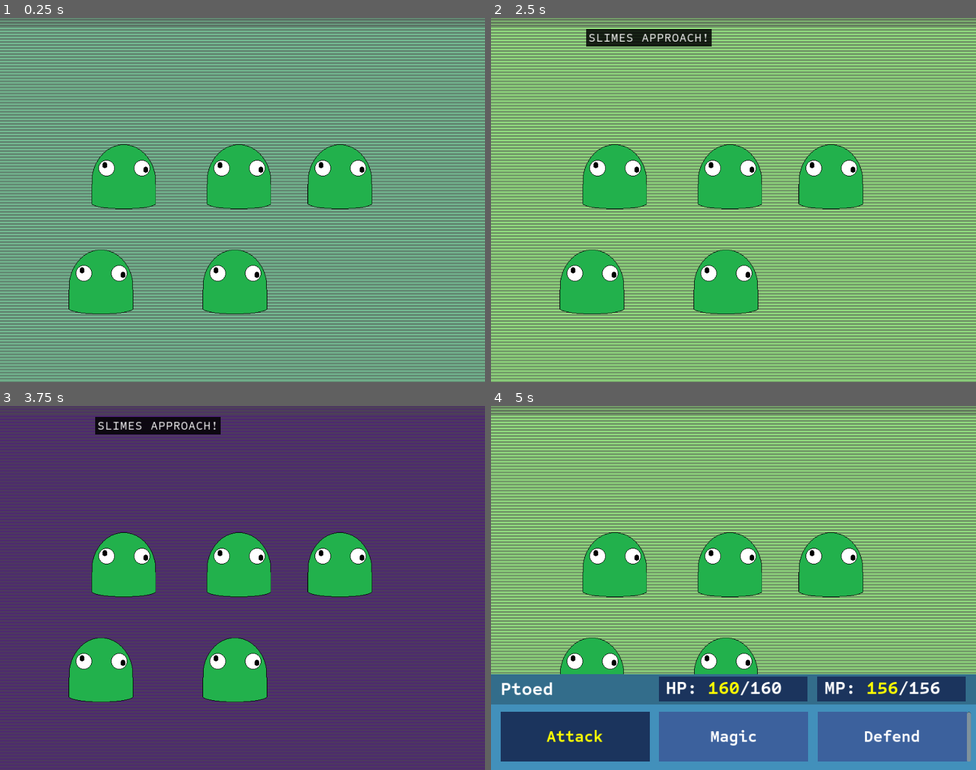
Above: before the commit, frames 1-4 (two rows, left to right).
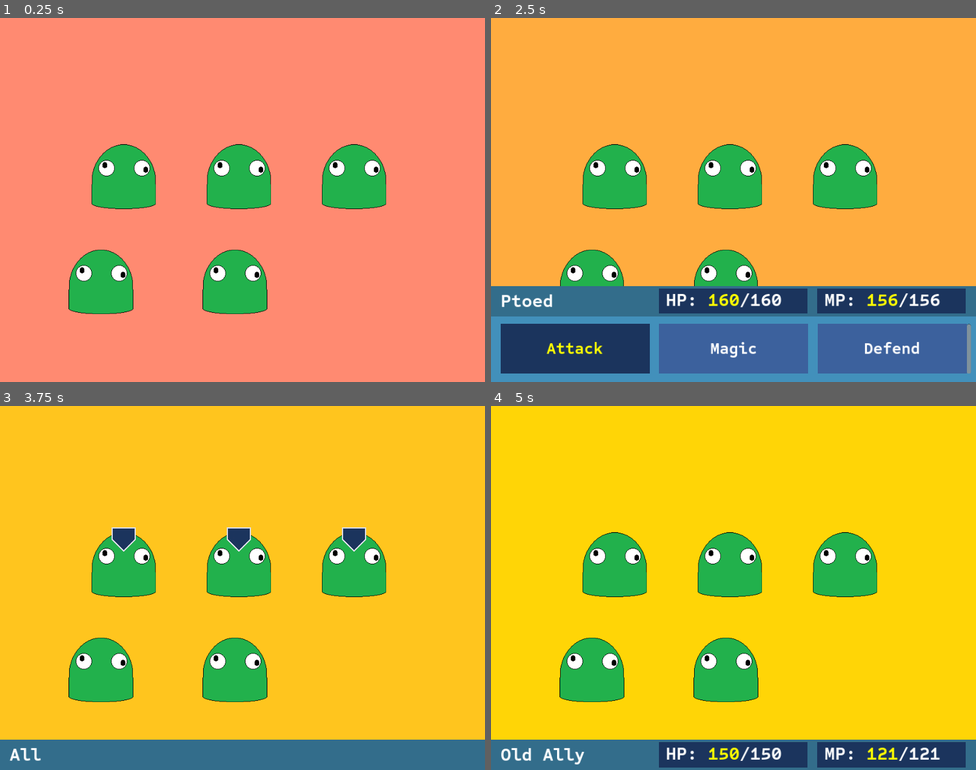
Above: after the commit, the same moments.

Repository: Tougon/CopyrightRPG
Game: Godot game, scene res://src/RPGData/Scenes/BattleScene.tscn
Same seed, same stepped clock (60 frames per second), same inputs: the game is played once before the commit and once after it. Video files are missing from this copy of the repository; at most half a second of black plays in their place.
Inputs (mouse positions are in pixels of both pictures, inside the frame that each line leads up to):
- Up to frame 1 (0.25 s): no input
- Up to frame 2 (2.5 s): tap Enter (ui_accept) at 0.5, 0.77 s; move the mouse to (840, 181) at 0.52 s; press the mouse at (840, 181) at 0.53 s; release the mouse at (840, 181) at 1.25 s; drag from (636, 218) to (709, 272) at 1.27 s; move the mouse to (782, 119) at 2.02 s; press the mouse at (782, 119) at 2.03 s
- Up to frame 3 (3.75 s): release the mouse at (291, 507) at 2.75 s; click (82, 737) at 2.75 s, where only the run after the commit has a clickable "Attack"; drag from (218, 660) to (97, 533) at 3.52 s
- Up to frame 4 (5 s): move the mouse to (879, 642) at 4.27 s; press the mouse at (879, 642) at 4.28 s; tap Enter (ui_accept) at 4.52 s

The runs differ from the first frame. In frame 1, 91% of the frame differs, in the area x 0-100%, y 0-100%; in frame 2, 93%; in frame 3, 91%; in frame 4, 92%.

Commit message:
1-29-24 - Damage action fixes
Added support for "All" attacks on the UI.
Fixed issue where apply damage did not increment hit index.
Tweaked some rules regarding accuracy per hit, allowing more customization

Diff:
--- a/assets/Animations/Sequences/test_anim.tres
+++ b/assets/Animations/Sequences/test_anim.tres
@@ -1,10 +1,11 @@
-[gd_resource type="Resource" script_class="AnimationSequenceObject" load_steps=46 format=3 uid="uid://bs6g8nyjbm8sq"]
+[gd_resource type="Resource" script_class="AnimationSequenceObject" load_steps=49 format=3 uid="uid://bs6g8nyjbm8sq"]
 
 [ext_resource type="Script" path="res://src/AnimationSequence/Scripts/animation_sequence_object.gd" id="1_42ti6"]
 [ext_resource type="Script" path="res://src/AnimationSequence/Scripts/Actions/tween.gd" id="1_bx7of"]
 [ext_resource type="Script" path="res://src/AnimationSequence/Scripts/Actions/begin_loop.gd" id="1_chofk"]
 [ext_resource type="Script" path="res://addons/totween/src/tween_frame.gd" id="2_hn3wi"]
 [ext_resource type="Script" path="res://src/AnimationSequence/Scripts/animation_sequence_frame.gd" id="2_st50u"]
+[ext_resource type="Script" path="res://src/AnimationSequence/Scripts/Actions/set_target_index.gd" id="3_5ukh3"]
 [ext_resource type="Script" path="res://src/AnimationSequence/Scripts/Actions/terminate_animation.gd" id="3_gvvo3"]
 [ext_resource type="Script" path="res://src/AnimationSequence/Scripts/Actions/end_loop.gd" id="5_fwsco"]
 [ext_resource type="PackedScene" uid="uid://b42b65hpv41b8" path="res://assets/Effects/Generic/EffectGeneric.tscn" id="5_wtn8j"]
@@ -16,7 +17,7 @@
 [sub_resource type="Resource" id="Resource_5quh4"]
 script = ExtResource("1_chofk")
 num_loops = -1
-loop_targets = true
+loop_targets = false
 
 [sub_resource type="Resource" id="Resource_3jtwj"]
 script = ExtResource("2_st50u")
@@ -27,13 +28,24 @@
 [sub_resource type="Resource" id="Resource_jywrx"]
 script = ExtResource("1_chofk")
 num_loops = -1
-loop_targets = false
+loop_targets = true
 
 [sub_resource type="Resource" id="Resource_gsb1u"]
 script = ExtResource("2_st50u")
 frame = 2
 frame_order = 5
 action = SubResource("Resource_jywrx")
+
+[sub_resource type="Resource" id="Resource_m00y6"]
+script = ExtResource("3_5ukh3")
+index = 0
+set_to_loop = true
+
+[sub_resource type="Resource" id="Resource_nsmpw"]
+script = ExtResource("2_st50u")
+frame = 3
+frame_order = 0
+action = SubResource("Resource_m00y6")
 
 [sub_resource type="Resource" id="Resource_bu1ul"]
 script = ExtResource("2_hn3wi")
@@ -251,4 +263,4 @@
 script = ExtResource("1_42ti6")
 animation_name = "Test"
 hide_ui_on_start = true
-animation_sequence = Array[ExtResource("2_st50u")]([SubResource("Resource_3jtwj"), SubResource("Resource_gsb1u"), SubResource("Resource_fbclg"), SubResource("Resource_khlsu"),  …(310 unchanged characters)…
+animation_sequence = Array[ExtResource("2_st50u")]([SubResource("Resource_3jtwj"), SubResource("Resource_gsb1u"), SubResource("Resource_nsmpw"), SubResource("Resource_fbclg"), SubResource("Resource_khlsu"),  …(310 unchanged characters)…
--- a/assets/Spells/test_multi_attack_spell.tres
+++ b/assets/Spells/test_multi_attack_spell.tres
@@ -9,25 +9,25 @@
 
 [resource]
 script = ExtResource("1_wntlk")
-spell_power = 10.0
+spell_power = 25.0
 spell_attack_type = 0
 vary_defense_type = false
 spell_defense_type = 0
-vary_hit_count = true
-min_number_of_hits = 2
+vary_hit_count = false
+min_number_of_hits = 4
 max_number_of_hits = 6
 hit_count_curve = SubResource("Curve_clwet")
-check_accuracy = true
-spell_accuracy = 100.0
-check_accuracy_per_hit = false
-spell_accuracy_per_hit = 100.0
+check_accuracy = false
+spell_accuracy = 33.0
+check_accuracy_per_hit = true
+spell_accuracy_per_hit = 50.0
 can_critical = true
 critical_chance = 16
 spell_name_key = "T_SPELL_ATTACK"
 spell_description_key = ""
 spell_cast_message_key = "T_CAST_PARTYWIPE"
 spell_type = 1
-spell_target = 0
+spell_target = 3
 spell_cost = 0
 spell_priority = 0
 spell_flags = Array[Resource("res://addons/tflags/scripts/tflag.gd")]([])
--- a/src/AnimationSequence/Scripts/Actions/apply_damage.gd
+++ b/src/AnimationSequence/Scripts/Actions/apply_damage.gd
@@ -9,4 +9,6 @@
 	var dmg = sequence.spell_cast[index].get_current_hit_damage();
 	var crit = sequence.spell_cast[index].get_current_hit_critical();
 	var hit = sequence.spell_cast[index].success && sequence.spell_cast[index].get_current_hit_success();
+
 	sequence.target[index].apply_damage(dmg, crit, vibrate, hit);
+	sequence.spell_cast[index].increment_hit();
--- a/src/RPGData/Scenes/BattleScene.gd
+++ b/src/RPGData/Scenes/BattleScene.gd
@@ -157,9 +157,9 @@
 				if spell.get_damage_applied() > 0 :
 					if spell.critical :
 						if spell_cast.size() > 1 :
-							post_anim_dialogue.append(_format_dialogue(tr("T_BATTLE_ACTION_CRITICAL_SINGLE"), entity.param.entity_name, entity.current_entity));
+							post_anim_dialogue.append(_format_dialogue(tr("T_BATTLE_ACTION_CRITICAL_SINGLE"), spell.target.param.entity_name, spell.target.current_entity));
 						else :
-							post_anim_dialogue.append(_format_dialogue(tr("T_BATTLE_ACTION_CRITICAL_GENERIC"), entity.param.entity_name, entity.current_entity));
+							post_anim_dialogue.append(_format_dialogue(tr("T_BATTLE_ACTION_CRITICAL_GENERIC"), spell.target.param.entity_name, spell.target.current_entity));
 
 					var damage_msg = _format_dialogue(tr("T_BATTLE_ACTION_DAMAGE"), spell.target.param.entity_name, spell.target.current_entity);
 					damage_msg = damage_msg.format({damage = str(spell.get_damage_applied())});
--- a/src/RPGData/Scenes/BattleScene.tscn
+++ b/src/RPGData/Scenes/BattleScene.tscn
@@ -51,7 +51,7 @@
 grow_horizontal = 2
 grow_vertical = 2
 mouse_filter = 2
-color = Color(0.296875, 0.296875, 0.296875, 1)
+color = Color(0.298039, 0.298039, 0.298039, 1)
 
 [node name="VideoStreamPlayer" parent="Background/BG Video Canvas" instance=ExtResource("2_ddg1s")]
 mouse_filter = 2
@@ -78,7 +78,7 @@
 override_direction = Vector2(-1, 1)
 
 [node name="TempEnemy2" parent="Entities" instance=ExtResource("5_c337l")]
-position = Vector2(673, 314)
+position = Vector2(701, 314)
 
 [node name="TempEnemy3" parent="Entities" instance=ExtResource("5_c337l")]
 position = Vector2(245, 314)
--- a/src/RPGData/Scenes/Entity/EntityController.tscn
+++ b/src/RPGData/Scenes/Entity/EntityController.tscn
@@ -21,6 +21,7 @@
 modulate = Color(1, 1, 1, 0)
 offset_top = 30.0
 offset_bottom = 138.0
+scale = Vector2(0.75, 0.75)
 info_type = 1
 display_type = 1
 
--- a/src/RPGData/Scenes/UI/entity_info.gd
+++ b/src/RPGData/Scenes/UI/entity_info.gd
@@ -30,7 +30,7 @@
 
 func set_specific_entity_info(entity : EntityController, all : bool = false):
 	if all:
-		if $"Container/Player Name" != null : $"Container/Player Name".text = tr("T_NAME_ALL");
+		if $"Container/Player Name" != null : $"Container/Player Name".text = tr("T_ENTITY_ALL");
 		hp_bar.set_bar_visible(false);
 	else:
 		_set_entity_info(entity);
--- a/src/RPGData/Scenes/UI/player_battle_target_ui.gd
+++ b/src/RPGData/Scenes/UI/player_battle_target_ui.gd
@@ -54,9 +54,25 @@
 	# TODO: implement behavior for random targetting.
 	# This was not in the old project
 
-	# TODO: All
 	if spell_target == Spell.SpellTarget.All || spell_target == Spell.SpellTarget.AllEnemy || spell_target == Spell.SpellTarget.AllParty:
-		pass;
+		var info = target_info_pool[0];
+		info.visible = true;
+
+		var arrows : Array[Control];
+
+		for i in targets.size():
+			var arrow = target_arrow_pool[i];
+			arrow.visible = true;
+			arrow.position = targets[i].position;
+			arrows.append(arrow);
+
+		info.initialize(targets, arrows, entity, true);
+
+		for i in range(1, pool_size):
+			if i > targets.size():
+				target_arrow_pool[i].visible = false;
+			target_info_pool[i].visible = false;
+
 	else:
 		for i in targets.size():
 			var target = targets[i];
@@ -74,10 +90,7 @@
 
 
 func _on_target_highlighted(entity : EntityController, all : bool):
-	if all:
-		print("TODO: ALL");
-	elif entity != null :
-		entity_info.set_specific_entity_info(entity, all);
+	entity_info.set_specific_entity_info(entity, all);
 
 
 func _on_target_clicked(entity : EntityController):
--- a/src/RPGData/Scripts/Spells/damage_spell.gd
+++ b/src/RPGData/Scripts/Spells/damage_spell.gd
@@ -28,7 +28,7 @@
 
 
 func check_spell_hit(user : EntityController, target : EntityController, amt : float = -1):
-	if !check_accuracy : return true;
+	if amt == -1 && !check_accuracy : return true;
 
 	var accuracy = user.get_accuracy();
 	# TODO: Implement evasion modifiers?
@@ -56,7 +56,7 @@
 
 
 func calculate_damage(user : EntityController, target : EntityController, cast : SpellCast):
-	var num_hits = max_number_of_hits;
+	var num_hits = min_number_of_hits;
 
 	if vary_hit_count :
 		if min_number_of_hits > max_number_of_hits :
--- a/src/RPGData/Scripts/Spells/spell_cast.gd
+++ b/src/RPGData/Scripts/Spells/spell_cast.gd
@@ -102,14 +102,17 @@
 
 #  Current Hit Operations
 func get_current_hit_damage() -> int:
+	if current_hit >= damage.size() : return 0;
 	return damage[current_hit];
 
 
 func get_current_hit_success() -> bool:
+	if current_hit >= hits.size() : return false;
 	return hits[current_hit];
 
 
 func get_current_hit_critical() -> bool:
+	if current_hit >= critical_hits.size() : return false;
 	return critical_hits[current_hit];
 
 
--- a/src/VideoPlayer/video_player.tscn
+++ b/src/VideoPlayer/video_player.tscn
@@ -5,8 +5,9 @@
 [ext_resource type="Script" path="res://src/VideoPlayer/video_player.gd" id="3_ipy4h"]
 
 [sub_resource type="Gradient" id="Gradient_sr4ea"]
-offsets = PackedFloat32Array(0, 0.267606, 0.497653, 0.7277, 1)
-colors = PackedColorArray(0.635294, 0.984314, 0.545098, 1, 0.211765, 0.517647, 0.8, 1, 0.309778, 0.112801, 0.460843, 1, 0.211765, 0.517647, 0.8, 1, 0.635294, 0.984314, 0.545098, 1)
+interpolation_mode = 2
+offsets = PackedFloat32Array(0, 0.295775, 0.535211, 0.70892, 1)
+colors = PackedColorArray(1, 0.537255, 0.447059, 1, 1, 0.858824, 0, 1, 1, 0.537255, 0.447059, 1, 1, 0.858824, 0, 1, 1, 0.537255, 0.447059, 1)
 
 [sub_resource type="GradientTexture2D" id="GradientTexture2D_suad4"]
 gradient = SubResource("Gradient_sr4ea")
@@ -23,8 +24,8 @@
 shader_parameter/scroll_direction = Vector2(0, -0.1)
 shader_parameter/scrolling_speed = 0.5
 shader_parameter/enable_palette_cycling = true
-shader_parameter/enable_scan_lines = true
-shader_parameter/palette_speed = 0.4
+shader_parameter/enable_scan_lines = false
+shader_parameter/palette_speed = 0.05
 shader_parameter/enable_pixelate = true
 shader_parameter/pixel_size = 96
 shader_parameter/palette = SubResource("GradientTexture2D_suad4")
